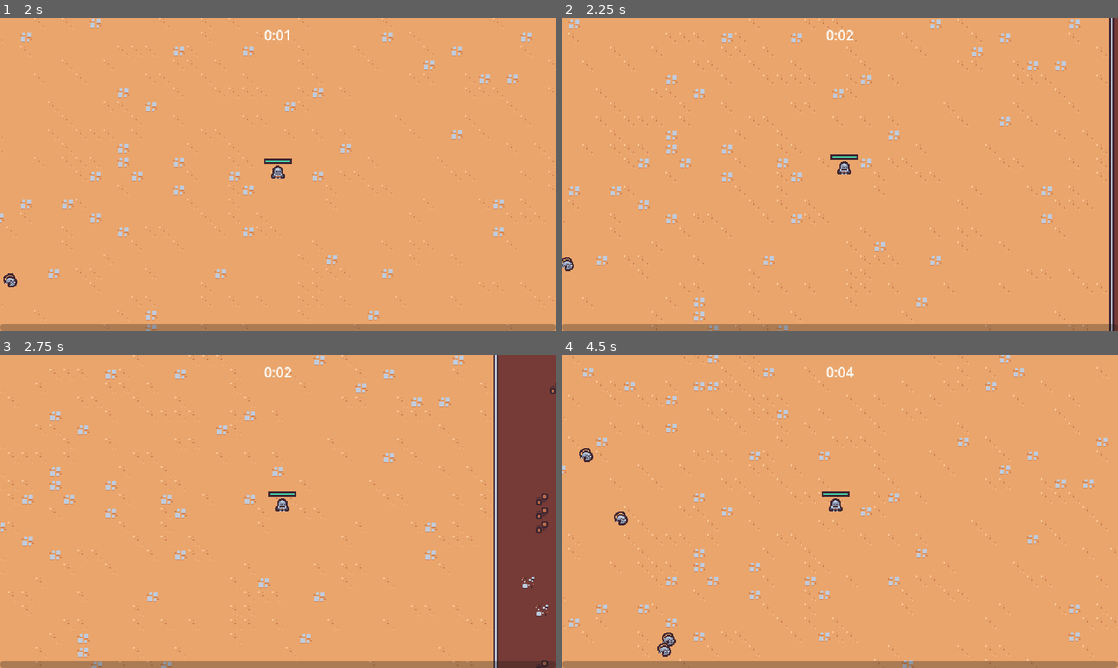
Above: before the commit, frames 1-4 (two rows, left to right).
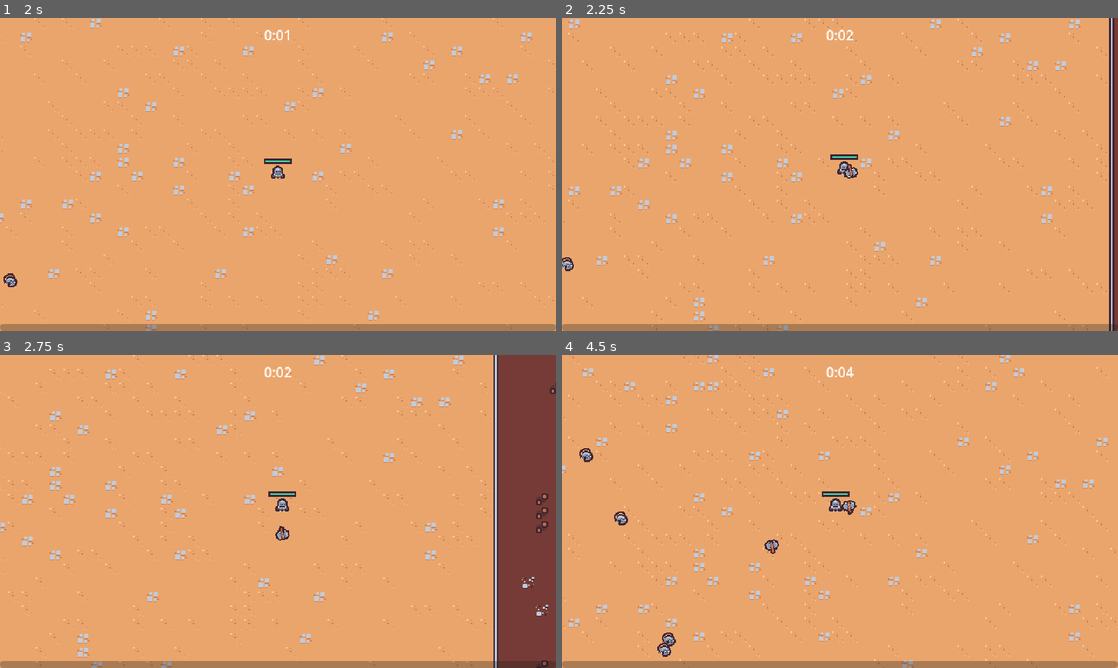
Above: after the commit, the same moments.

Repository: exglegaming/survivors-course
Game: Godot game, scene res://scenes/main/main.tscn
The game is run twice, just before and just after one commit, with the same random seed, the same clock (stepped at 60 frames per second) and the same inputs.
Inputs (mouse positions are in pixels of both pictures, inside the frame that each line leads up to):
- Up to frame 1 (2 s): move the mouse to (400, 158) at 0.52 s; hold D (move_right) 0.53-1.28 s; click (400, 158) at 0.6 s; move the mouse to (166, 190) at 1.27 s; hold S (move_down) from 1.28 s (still down); click (166, 190) at 1.35 s
- Up to frame 2 (2.25 s): move the mouse to (895, 105) at 2.02 s; release S (move_down) at 2.03 s; hold D (move_right) from 2.03 s (still down); click (895, 105) at 2.1 s
- Up to frame 3 (2.75 s): keep holding D (move_right)
- Up to frame 4 (4.5 s): move the mouse to (812, 574) at 2.77 s; release D (move_right) at 2.78 s; hold W (move_up) 2.78-3.53 s; click (812, 574) at 2.85 s; move the mouse to (1006, 558) at 3.52 s; hold A (move_left) from 3.53 s (still down); click (1006, 558) at 3.6 s; move the mouse to (673, 464) at 4.27 s; click (673, 464) at 4.35 s

Frame 1 is identical in both runs. In frame 2, less than 0.1% of the frame differs, in the area x 50-54%, y 46-52%; in frame 3, less than 0.1%; in frame 4, 0.2%, in the area x 36-53%, y 46-64%.

Commit message:
created axe ability

Diff:
--- /dev/null
+++ b/scenes/ability/axe_ability/axe_ability.tscn
@@ -0,0 +1,61 @@
+[gd_scene format=3 uid="uid://b07g83jfkh4g5"]
+
+[ext_resource type="Texture2D" uid="uid://0846r72n7hui" path="res://assets/weapons/axe.png" id="1_4o2mv"]
+[ext_resource type="Script" uid="uid://d0ihenbw0e48e" path="res://scripts/ability/axe_ability/axe_ability.gd" id="1_65u81"]
+[ext_resource type="PackedScene" uid="uid://xo6e3n2edy0i" path="res://scenes/component/hitbox_component.tscn" id="2_m8265"]
+
+[sub_resource type="Animation" id="Animation_r58rl"]
+length = 0.001
+tracks/0/type = "value"
+tracks/0/imported = false
+tracks/0/enabled = true
+tracks/0/path = NodePath("Sprite2D:rotation")
+tracks/0/interp = 1
+tracks/0/loop_wrap = true
+tracks/0/keys = {
+"times": PackedFloat32Array(0),
+"transitions": PackedFloat32Array(1),
+"update": 0,
+"values": [0.0]
+}
+
+[sub_resource type="Animation" id="Animation_m8265"]
+resource_name = "default"
+length = 0.5
+loop_mode = 1
+step = 0.05
+tracks/0/type = "value"
+tracks/0/imported = false
+tracks/0/enabled = true
+tracks/0/path = NodePath("Sprite2D:rotation")
+tracks/0/interp = 1
+tracks/0/loop_wrap = true
+tracks/0/keys = {
+"times": PackedFloat32Array(0, 0.5),
+"transitions": PackedFloat32Array(1, 1),
+"update": 0,
+"values": [0.0, 6.283185307179586]
+}
+
+[sub_resource type="AnimationLibrary" id="AnimationLibrary_r58rl"]
+_data = {
+&"RESET": SubResource("Animation_r58rl"),
+&"default": SubResource("Animation_m8265")
+}
+
+[sub_resource type="CircleShape2D" id="CircleShape2D_r58rl"]
+
+[node name="AxeAbility" type="Node2D" unique_id=1537626787]
+script = ExtResource("1_65u81")
+
+[node name="AnimationPlayer" type="AnimationPlayer" parent="." unique_id=1528031795]
+libraries/ = SubResource("AnimationLibrary_r58rl")
+autoplay = &"default"
+
+[node name="HitboxComponent" parent="." unique_id=1272187023 instance=ExtResource("2_m8265")]
+
+[node name="CollisionShape2D" type="CollisionShape2D" parent="HitboxComponent" unique_id=533084891]
+shape = SubResource("CircleShape2D_r58rl")
+
+[node name="Sprite2D" type="Sprite2D" parent="." unique_id=1167657240]
+texture = ExtResource("1_4o2mv")
--- /dev/null
+++ b/scenes/ability/axe_ability_controller/axe_ability_controller.tscn
@@ -0,0 +1,12 @@
+[gd_scene format=3 uid="uid://cpd31fbupa1ri"]
+
+[ext_resource type="Script" uid="uid://c7twv6kayltc3" path="res://scripts/ability/axe_ability_controller/axe_ability_controller.gd" id="1_s261h"]
+[ext_resource type="PackedScene" uid="uid://b07g83jfkh4g5" path="res://scenes/ability/axe_ability/axe_ability.tscn" id="2_pxip5"]
+
+[node name="AxeAbilityController" type="Node" unique_id=584497516]
+script = ExtResource("1_s261h")
+axe_ability_scene = ExtResource("2_pxip5")
+
+[node name="Timer" type="Timer" parent="." unique_id=1158568068]
+wait_time = 2.0
+autostart = true
--- a/scenes/game_object/player/player.tscn
+++ b/scenes/game_object/player/player.tscn
@@ -4,6 +4,7 @@
 [ext_resource type="Script" uid="uid://cmoqk2ixot3a3" path="res://scripts/game_object/player/player.gd" id="1_dovo2"]
 [ext_resource type="PackedScene" uid="uid://udeijaobei6i" path="res://scenes/ability/sword_ability_controller/sword_ability_controller.tscn" id="2_gmlin"]
 [ext_resource type="PackedScene" uid="uid://dmx25rbhp6f0w" path="res://scenes/component/health_component.tscn" id="2_ss5pk"]
+[ext_resource type="PackedScene" uid="uid://cpd31fbupa1ri" path="res://scenes/ability/axe_ability_controller/axe_ability_controller.tscn" id="4_tj6oj"]
 
 [sub_resource type="StyleBoxFlat" id="StyleBoxFlat_ss5pk"]
 bg_color = Color(0.24705882, 0.14901961, 0.19215687, 1)
@@ -35,6 +36,8 @@
 [node name="AbilityManager" type="Node" parent="." unique_id=1454310128]
 
 [node name="SwordAbilityController" parent="AbilityManager" unique_id=923200658 instance=ExtResource("2_gmlin")]
+
+[node name="AxeAbilityController" parent="AbilityManager" unique_id=584497516 instance=ExtResource("4_tj6oj")]
 
 [node name="DamageIntervalTimer" type="Timer" parent="." unique_id=1071821788]
 wait_time = 0.5
--- /dev/null
+++ b/scripts/ability/axe_ability/axe_ability.gd
@@ -0,0 +1,28 @@
+class_name AxeAbility
+extends Node2D
+
+
+const MAX_RADIUS: float = 100.0
+
+var base_rotation: Vector2 = Vector2.RIGHT
+
+@onready var hitbox_component: HitboxComponent = $HitboxComponent
+
+
+func _ready() -> void:
+	base_rotation = Vector2.RIGHT.rotated(randf_range(0, TAU))
+
+	var tween: Tween = create_tween()
+	tween.tween_method(tween_method, 0.0, 2.0, 3.0)
+	tween.tween_callback(queue_free)
+
+
+func tween_method(rotations: float) -> void:
+	var percent: float = rotations /2
+	var current_radius: float = percent * MAX_RADIUS
+	var current_direction: Vector2 = base_rotation.rotated(rotations * TAU)
+
+	var player: Player = get_tree().get_first_node_in_group("player")
+	if player == null: return
+
+	global_position = player.global_position + (current_direction * current_radius)
--- /dev/null
+++ b/scripts/ability/axe_ability_controller/axe_ability_controller.gd
@@ -0,0 +1,27 @@
+class_name AxeAbilityController
+extends Node
+
+
+@export_category("References")
+@export var axe_ability_scene: PackedScene
+
+var damage: float = 10.0
+
+@onready var timer: Timer = $Timer
+
+
+func _ready() -> void:
+	timer.timeout.connect(_on_timer_timeout)
+
+
+func _on_timer_timeout() -> void:
+	var player: Player = get_tree().get_first_node_in_group("player")
+	if player == null: return
+
+	var foreground: Node2D = get_tree().get_first_node_in_group("foreground_layer")
+	if foreground == null: return
+
+	var axe_instance: AxeAbility = axe_ability_scene.instantiate()
+	foreground.add_child(axe_instance)
+	axe_instance.global_position = player.global_position
+	axe_instance.hitbox_component.damage = damage
Binary file added: assets/weapons/axe.png
Not shown, added: assets/weapons/axe.png.import
Not shown, added: scripts/ability/axe_ability/axe_ability.gd.uid
Not shown, added: scripts/ability/axe_ability_controller/axe_ability_controller.gd.uid
